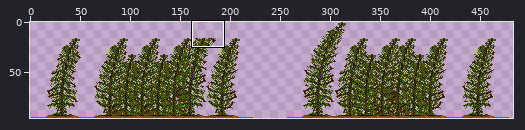
File history of a sprite sheet, Ninja Gaiden/sprites/sprAct3FrontTreesWind/77e6b21e-a3a6-412e-bcb0-c6b8dccca6f0.png. Above, an overview of the earlier version with the close-up marked.
Close-up. As it was:
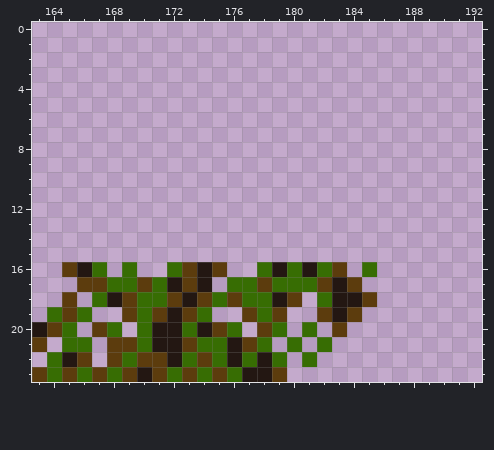
The file is 512x96 pixels. Shown: x 163..192, y 0..23. The wide view leaves out empty margins.
Once edited:
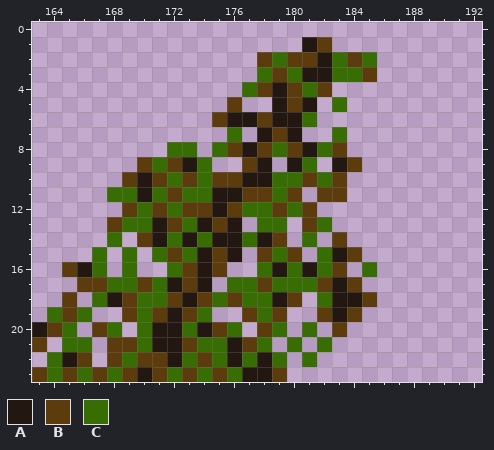
Palette (. is transparent): A #231712  B #5c3c0d  C #376d03
Change:
{"y":1,"x":181,"old":"..","new":"AB"}
{"y":2,"x":178,"old":"........","new":"BCBBACBC"}
{"y":3,"x":178,"old":"........","new":"CBCAACCB"}
{"y":4,"x":177,"old":"......","new":"CBABCB"}
{"y":5,"x":176,"old":".","new":"B"}
{"y":5,"x":179,"old":"...","new":"ABA"}
{"y":5,"x":183,"old":".","new":"C"}
{"y":6,"x":175,"old":".......","new":"BAABAAC"}
{"y":7,"x":176,"old":".","new":"C"}
{"y":7,"x":178,"old":"...","new":"ABA"}
{"y":7,"x":183,"old":".","new":"C"}
{"y":8,"x":172,"old":"..","new":"CC"}
{"y":8,"x":175,"old":".........","new":"CBABCBACB"}
{"y":9,"x":170,"old":".....","new":"BCBAC"}
{"y":9,"x":177,"old":"..","new":"BA"}
{"y":9,"x":180,"old":"..","new":"AC"}
{"y":9,"x":183,"old":"..","new":"AB"}
{"y":10,"x":169,"old":"...............","new":"BABCBCBBAACCBCB"}
{"y":11,"x":168,"old":".............","new":"CCACBCCAABBCB"}
{"y":11,"x":182,"old":"..","new":"BB"}
{"y":12,"x":169,"old":".............","new":"BCBCBBABCCBCB"}
{"y":13,"x":168,"old":".........","new":"BCCABCABA"}
{"y":13,"x":178,"old":"..","new":"CC"}
{"y":13,"x":181,"old":"..","new":"BC"}
{"y":14,"x":168,"old":".","new":"C"}
{"y":14,"x":170,"old":"..........","new":"BACACAACAB"}
{"y":14,"x":181,"old":".","new":"C"}
{"y":14,"x":183,"old":".","new":"B"}
{"y":15,"x":167,"old":".","new":"C"}
{"y":15,"x":169,"old":".","new":"C"}
{"y":15,"x":171,"old":"......","new":"CBCABA"}
{"y":15,"x":178,"old":"...","new":"BCB"}
{"y":15,"x":182,"old":"...","new":"CAB"}
